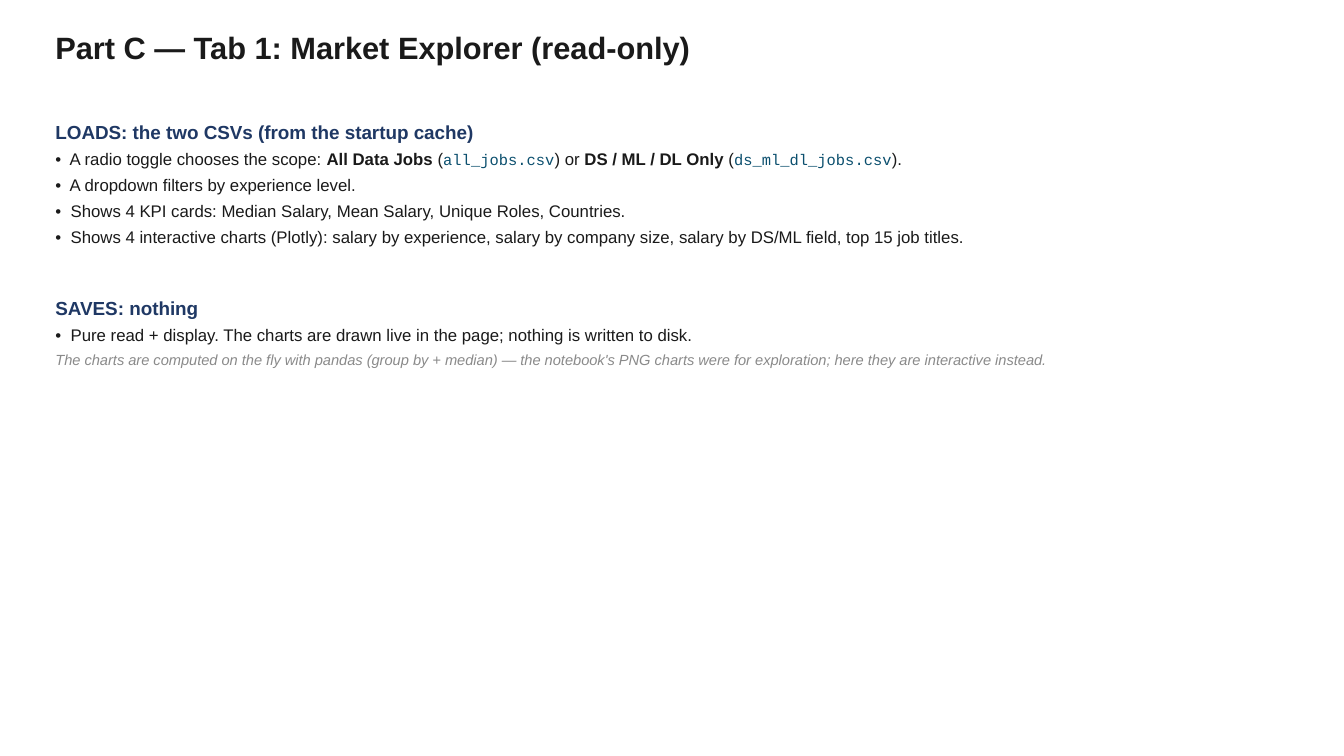
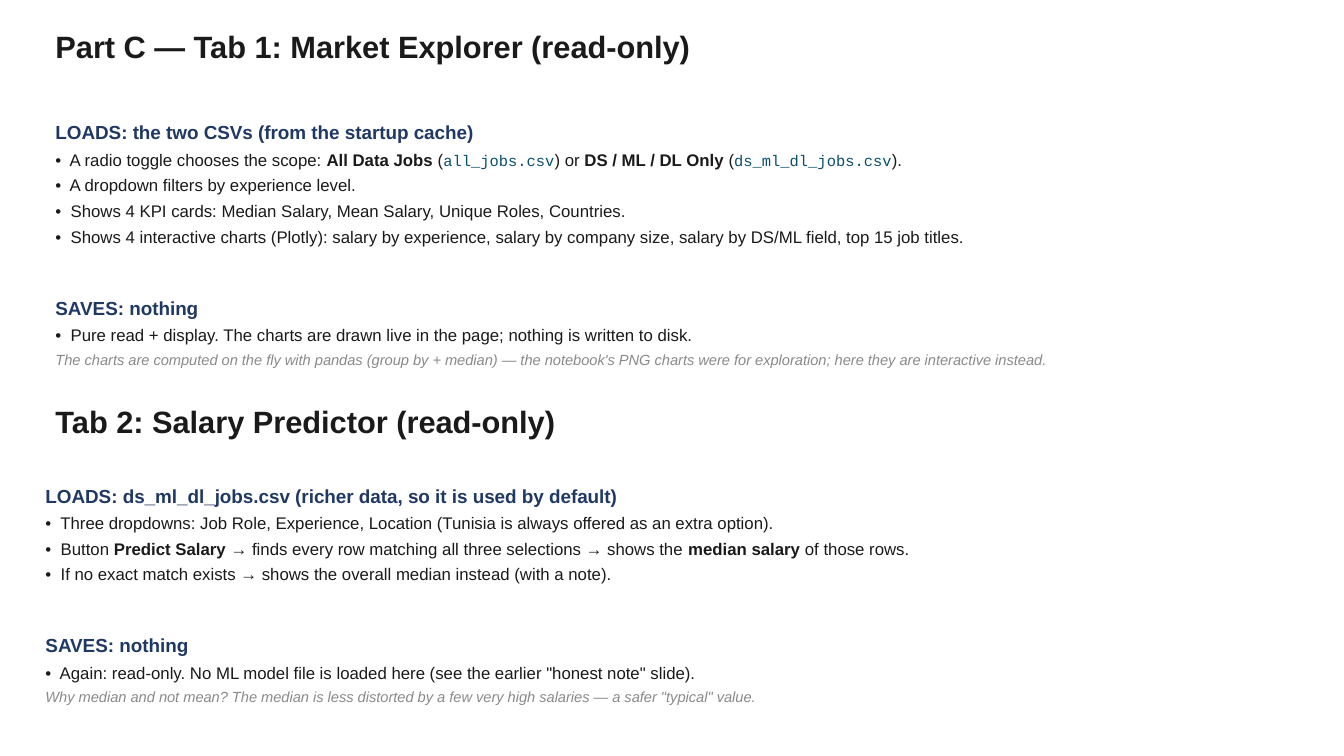
Before and after one commit to windows2t2/project-graduation, a slide deck: slide 16 of presentation.pptx (slide 17 before the commit). Drawn at 1344x756 pixels with LibreOffice and Linux fonts; fonts in the diff are those of the drawing. Boxes give left, top, right and bottom in pixels: in the first picture for what was removed or moved away, otherwise in the second. Text is boxed around its words. In the diff, an @@ line names an element or a change of style, - is before the commit and + after.

```diff
--- a/presentation.pptx
+++ b/presentation.pptx
@@ text added at (x1=55, y1=410, x2=555, y2=439), 22 pt, text #1A1A1A, bold @@
+Tab 2: Salary Predictor (read-only)
@@ text added at (x1=45, y1=489, x2=909, y2=705), 12 pt, text #1A1A1A @@
+LOADS: ds_ml_dl_jobs.csv (richer data, so it is used by default)
+• Three dropdowns: Job Role, Experience, Location (Tunisia is always offered as an extra option).
+• Button Predict Salary → finds every row matching all three selections → shows the median salary of those rows.
+• If no exact match exists → shows the overall median instead (with a note).
+SAVES: nothing
+• Again: read-only. No ML model file is loaded here (see the earlier "honest note" slide).
+Why median and not mean? The median is less distorted by a few very high salaries — a safer "typical" value.
```
Also in this commit, not shown: 11 other slides changed, 3 slides removed.
